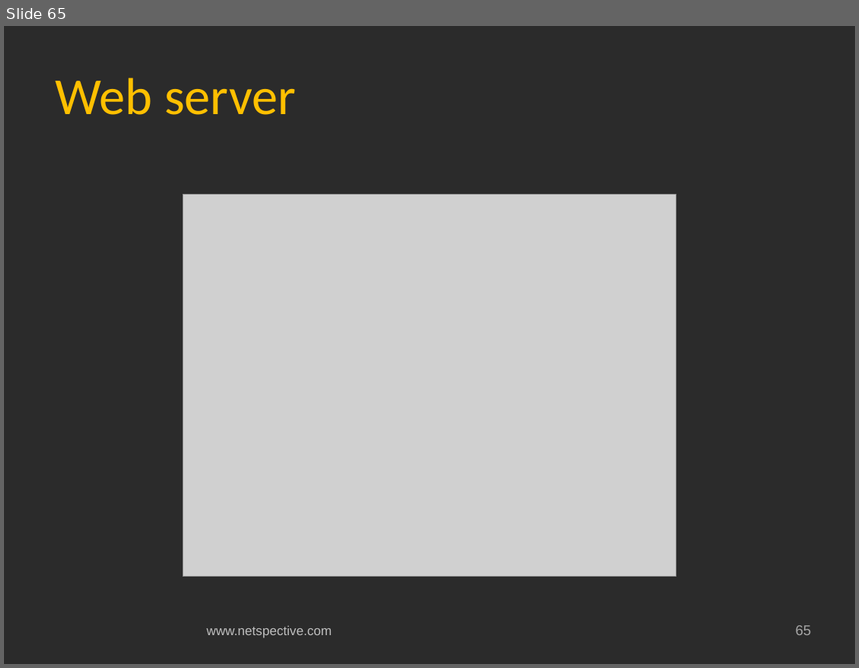
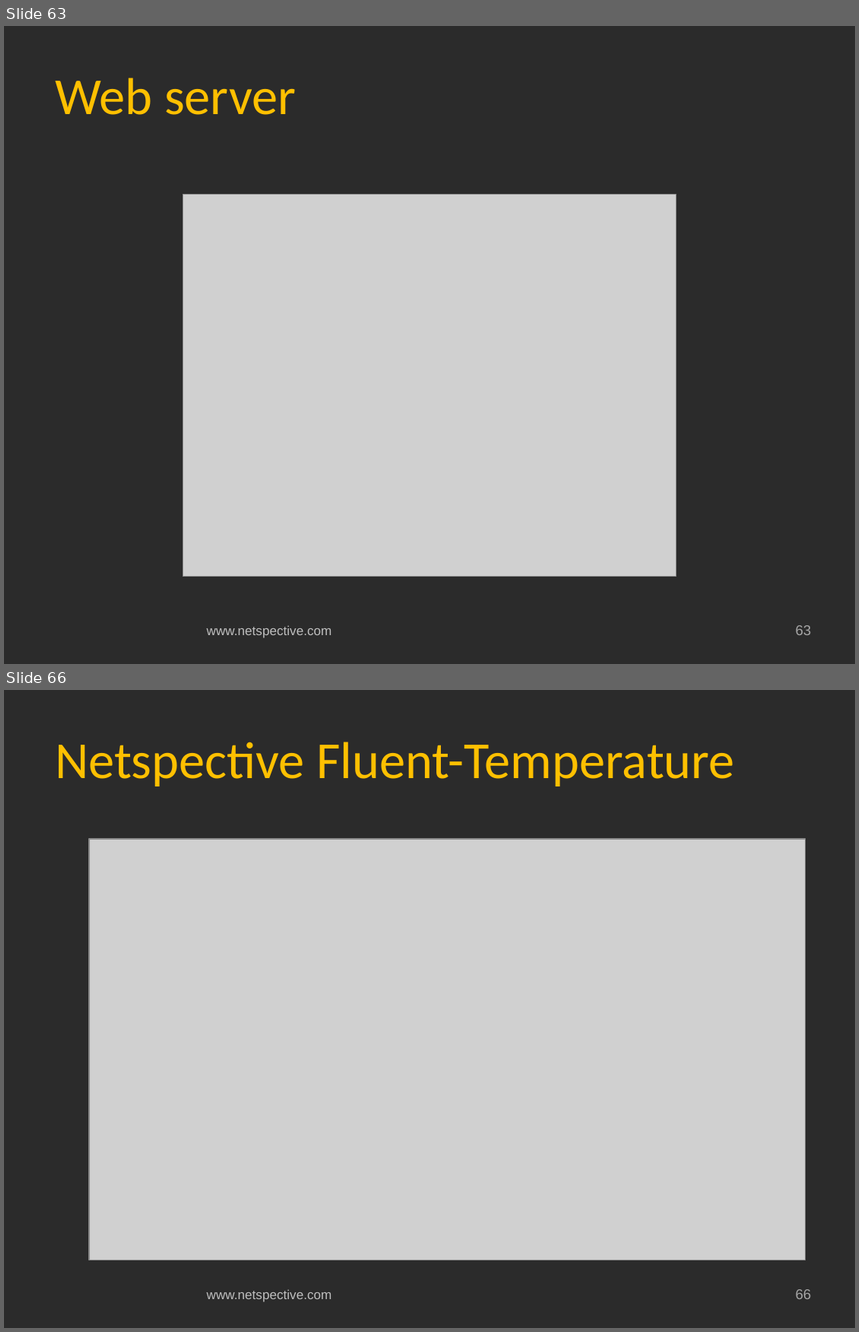
Before and after one commit to netspective/fluent, a slide deck: support/documents/Covidien Gateway Prototype Project Status and Plan.pptx. Shown one above the other, each under a label of ours: slide 65 before the commit, slides 63 and 66 after it; the slides between them are not shown. The pictures are 859x668 and 859x1332 pixels, drawn with LibreOffice and Linux fonts; fonts in the diff are those of the drawing; grey boxes stand for pictures; background and template pictures are left out; a plain dark background stands for a picture behind light text. Boxes give left, top, right and bottom in pixels: in the first picture for what was removed or moved away, otherwise in the second. Text is boxed around its words. In the diff, an @@ line names an element or a change of style, - is before the commit and + after.

Commit message:
PPT Updated with Netspective Fluent

```diff
--- a/support/documents/Covidien Gateway Prototype Project Status and Plan.pptx
+++ b/support/documents/Covidien Gateway Prototype Project Status and Plan.pptx
@@ slide 66 added at (x1=4, y1=690, x2=855, y2=1328), background picture (left out); not listed: 2 template elements that a slide beside it also shows @@
@@ title added at (x1=55, y1=742, x2=735, y2=787), 44 pt, text #FFC000 @@
+Netspective Fluent-Temperature
@@ picture added at (x1=89, y1=839, x2=806, y2=1260) @@
@@ what was slide 65 is now slide 63 @@
@@ page number at (x1=796, y1=626, x2=812, y2=636): text changed @@
-65
+63
```
Also in this commit, not shown: 7 slides changed, 4 other slides added, 3 slides removed.
